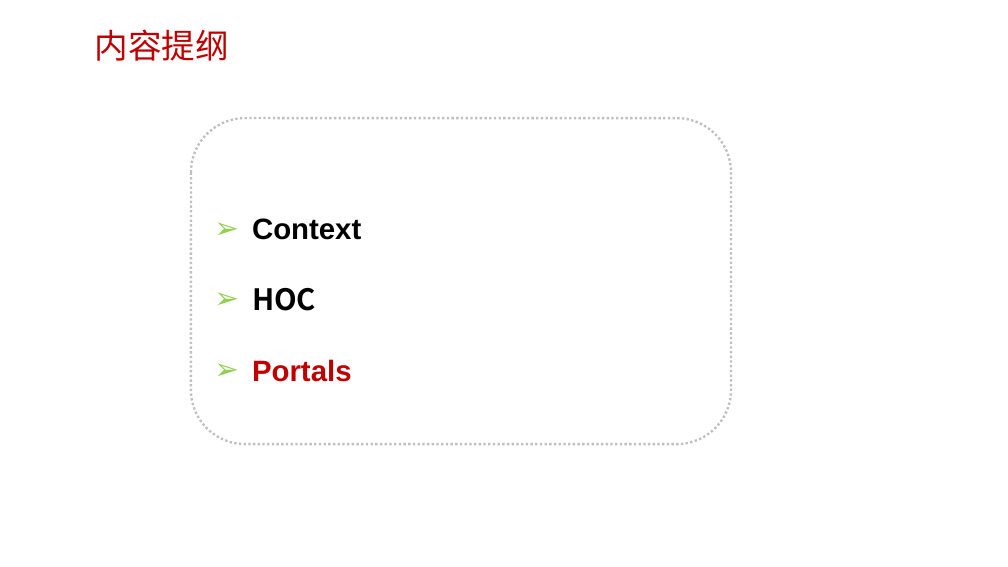
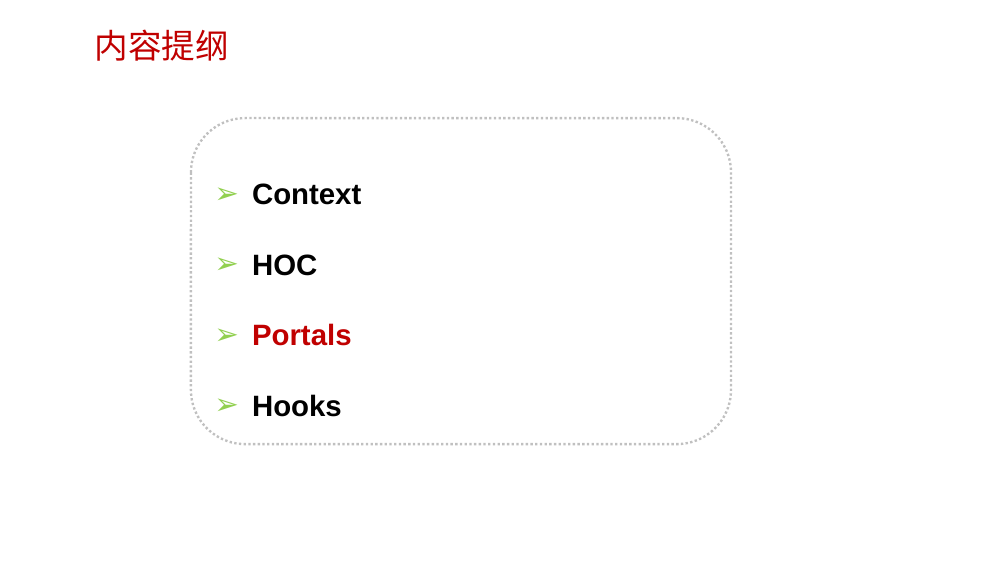
Before and after one commit to edu2act/course-react, a slide deck: slide 10 of materials/slides/ch04-Advanced Guides.pptx. Drawn at 1008x567 pixels with LibreOffice and Linux fonts; fonts in the diff are those of the drawing; background and template pictures are left out. Boxes give left, top, right and bottom in pixels: in the first picture for what was removed or moved away, otherwise in the second. Text is boxed around its words. In the diff, an @@ line names an element or a change of style, - is before the commit and + after.

Commit message:
add umi and hooks

```diff
--- a/materials/slides/ch04-Advanced Guides.pptx
+++ b/materials/slides/ch04-Advanced Guides.pptx
@@ text in rounded rectangle at (252, 254, 317, 276): font Noto Sans CJK SC to Arial in "HOC" @@
@@ text in rounded rectangle at (252, 394, 342, 417): paragraph added @@
+➢ Hooks
```
Also in this commit, not shown: 2 other slides changed, 1 slide added, 53 other files.
